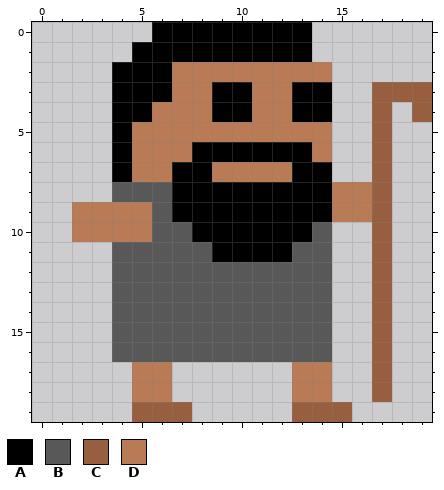
Pixel-art sprite -- seaCross/images/israelite1_walk_1-Copy.png. The picture above is the old version.
The file is 200x200 pixels, drawn in blocks of 10x10; one block is one cell here.
Palette (. is transparent): A #000000  B #585858  C #975f3f  D #b97a56
Pixels before, first column x 2:
 0 ....AAAAAAAA......
 1 ...AAAAAAAAA......
 2 ..AAADDDDDDDD.....
 3 ..AAADDAADDAA..CCC
 4 ..AADDDAADDAA..C.C
 5 ..ADDDDDDDDDD..C..
 6 ..ADDDAAAAAAD..C..
 7 ..ADDAADDDDAA..C..
 8 ..BBBAAAAAAAADDC..
 9 DDDDBAAAAAAAADDC..
10 DDDDBBAAAAAAB..C..
11 ..BBBBBAAAABB..C..
12 ..BBBBBBBBBBB..C..
13 ..BBBBBBBBBBB..C..
14 ..BBBBBBBBBBB..C..
15 ..BBBBBBBBBBB..C..
16 ..BBBBBBBBBBB..C..
17 ...DD......DD..C..
18 ...DD......DD..C..
19 ...CCC.....CCC....
Once edited:
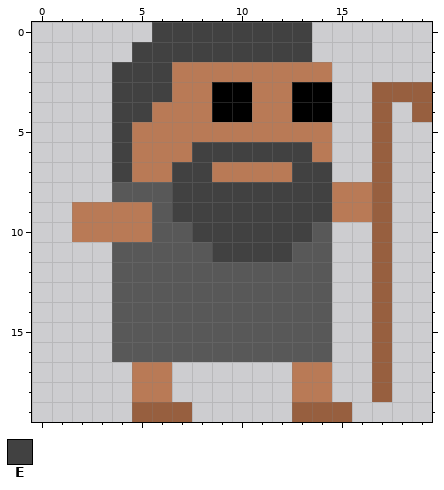
Colours new in this view: E #414141
Changes in this commit:
Changed rows in their new state; - is an unchanged pixel.
first column x 4:
 0 --EEEEEEEE-
 1 -EEEEEEEEE-
 2 EEE--------
 3 EEE--------
 4 EE---------
 5 E----------
 6 E---EEEEEE-
 7 E--EE----EE
 8 ---EEEEEEEE
 9 ---EEEEEEEE
10 ----EEEEEE-
11 -----EEEE--
Boxes around the changes in both pictures, in picture pixels (x1, y1, x2, y2):
changed: (112, 22, 332, 262)
